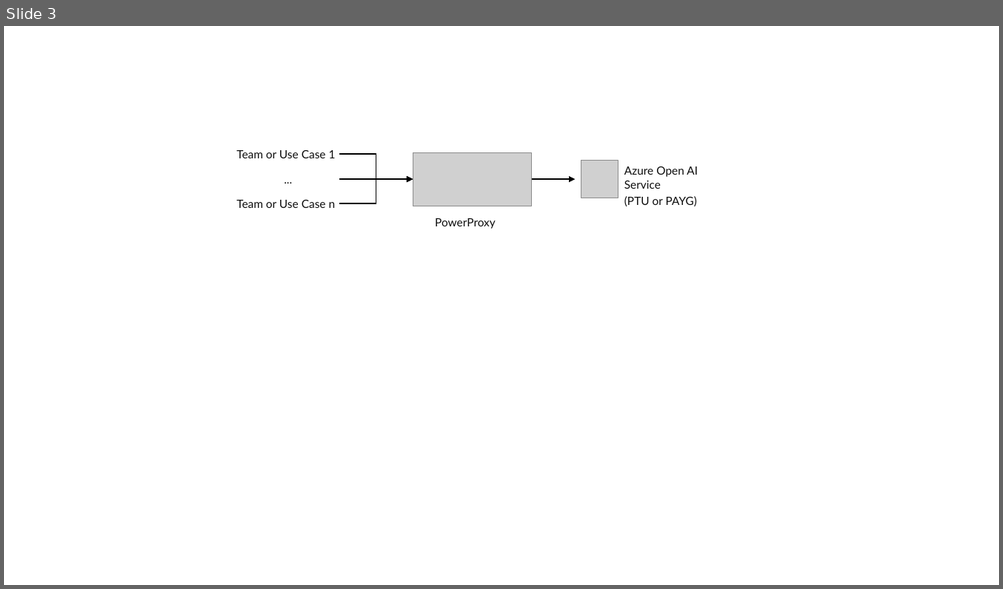
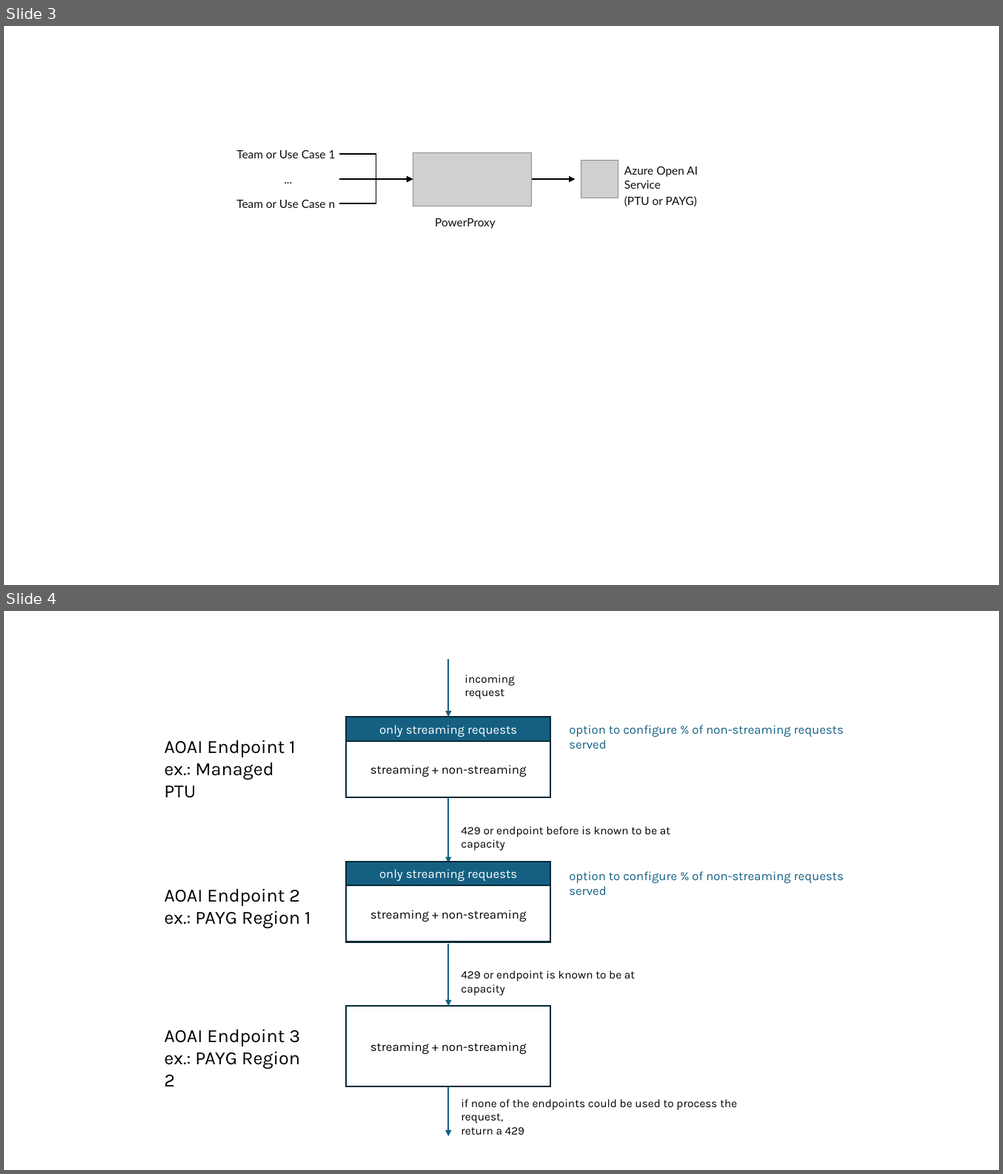
Before and after one commit to timoklimmer/powerproxy-aoai, a slide deck: docs/Diagrams.pptx. Shown one above the other, each under a label of ours: slide 3 before the commit, slides 3 and 4 after it. The pictures are 1003x589 and 1003x1174 pixels, drawn with LibreOffice and Linux fonts; fonts in the diff are those of the drawing; grey boxes stand for pictures. Boxes give left, top, right and bottom in pixels: in the first picture for what was removed or moved away, otherwise in the second. Text is boxed around its words. In the diff, an @@ line names an element or a change of style, - is before the commit and + after.

```diff
--- a/docs/Diagrams.pptx
+++ b/docs/Diagrams.pptx
@@ slide 4 added at [4,611,999,1170], background #FFFFFF @@
@@ group added at [164,659,843,1137]: 11 texts, 5 rectangles, 4 arrows @@
+streaming + non-streaming
+AOAI Endpoint 1
+ex.: Managed PTU
+AOAI Endpoint 2
+ex.: PAYG Region 1
+AOAI Endpoint 3
+ex.: PAYG Region 2
+only streaming requests
+option to configure % of non-streaming requests served
+429 or endpoint before is known to be at capacity
+429 or endpoint is known to be at capacity
+incoming request
+option to configure % of non-streaming requests served
+streaming + non-streaming
+only streaming requests
+streaming + non-streaming
+if none of the endpoints could be used to process the request,
+return a 429
```
Also in this commit, not shown: 1 other slide added, 2 other files.
